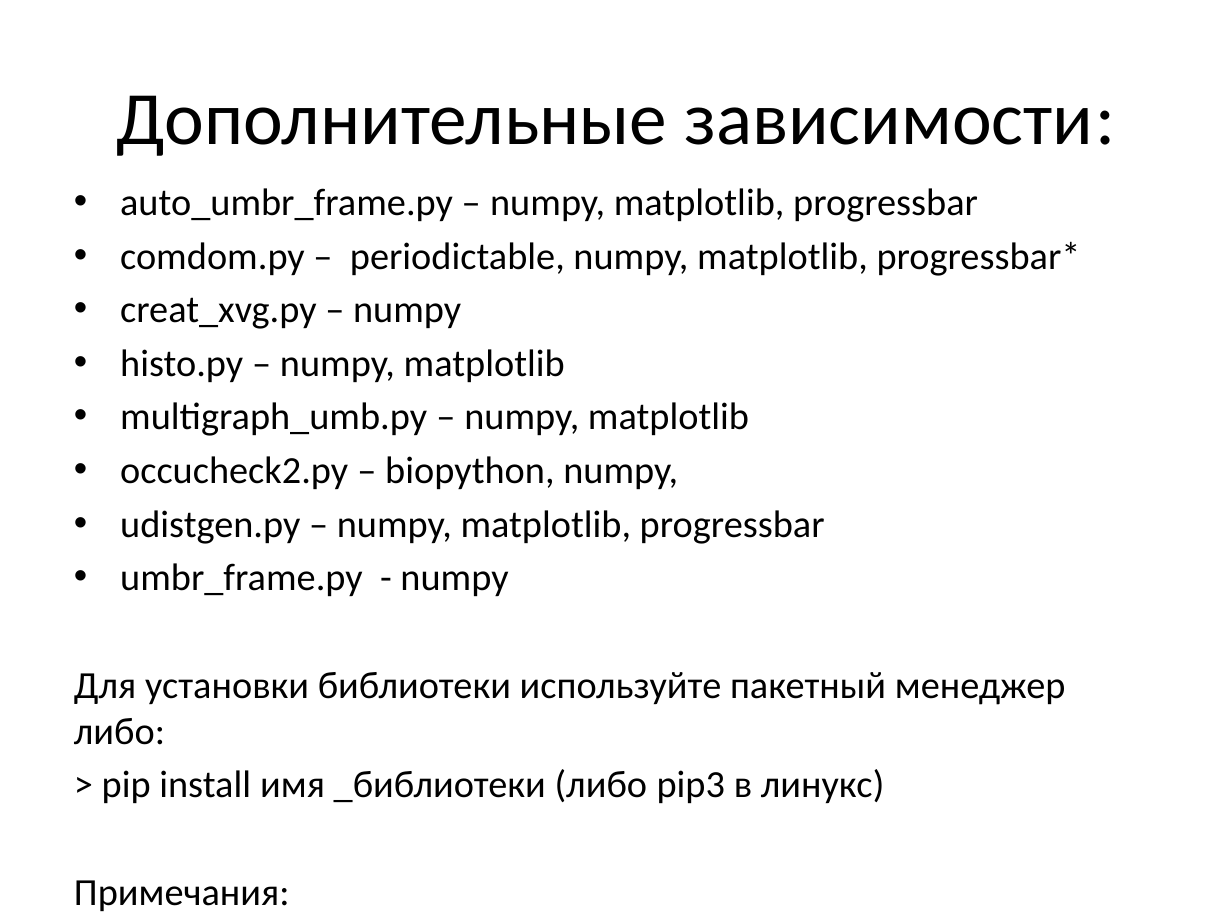
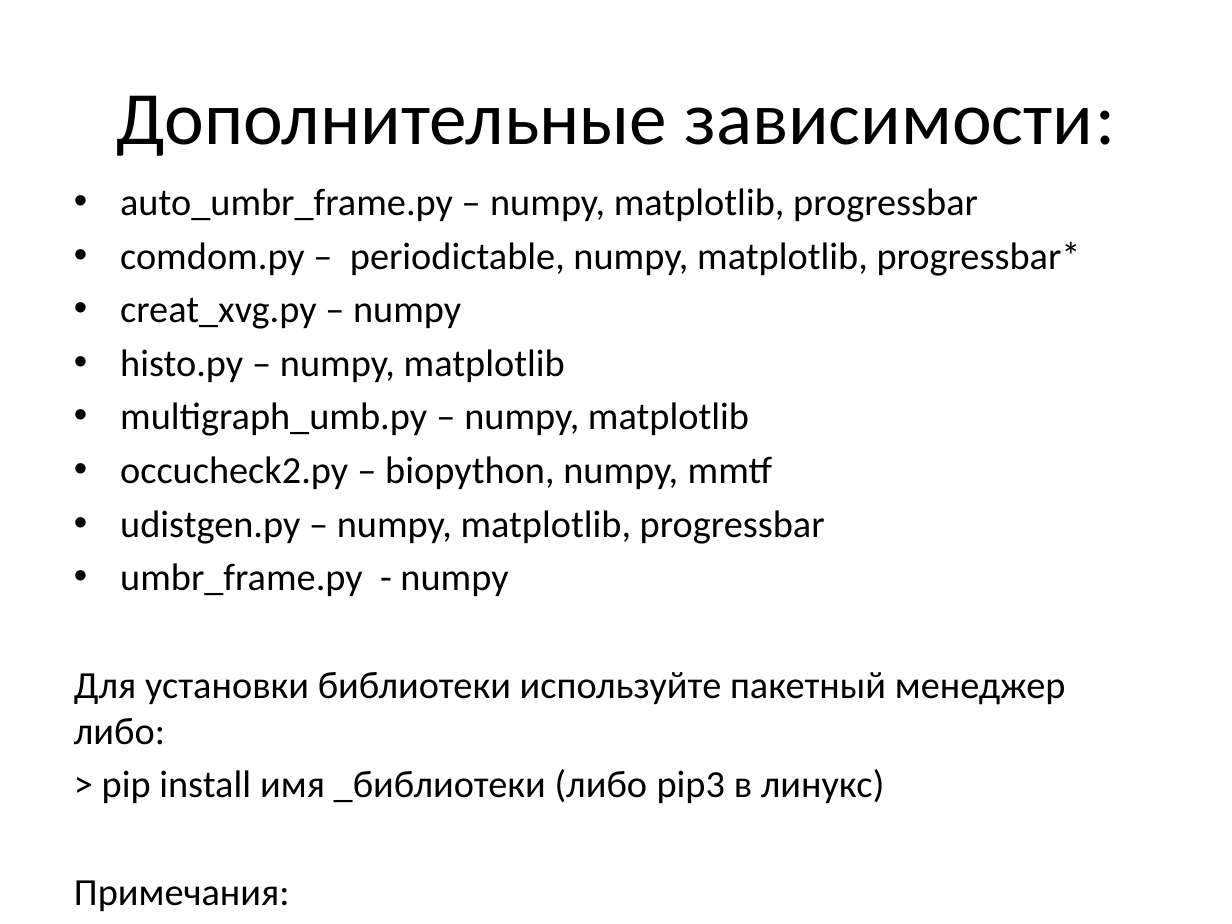
Before and after one commit to alashkov83/md_utils, a slide deck: slide 5 of readme.pptx. Drawn at 1232x924 pixels with LibreOffice and Linux fonts; fonts in the diff are those of the drawing; background and template pictures are left out. Boxes give left, top, right and bottom in pixels: in the first picture for what was removed or moved away, otherwise in the second. Text is boxed around its words. In the diff, an @@ line names an element or a change of style, - is before the commit and + after.

```diff
--- a/readme.pptx
+++ b/readme.pptx
@@ text at box(120, 456, 772, 490): text changed @@
-• occucheck2.py – biopython, numpy,
+• occucheck2.py – biopython, numpy, mmtf
```
Also in this commit, not shown: 1 other slide changed, 5 other files.
